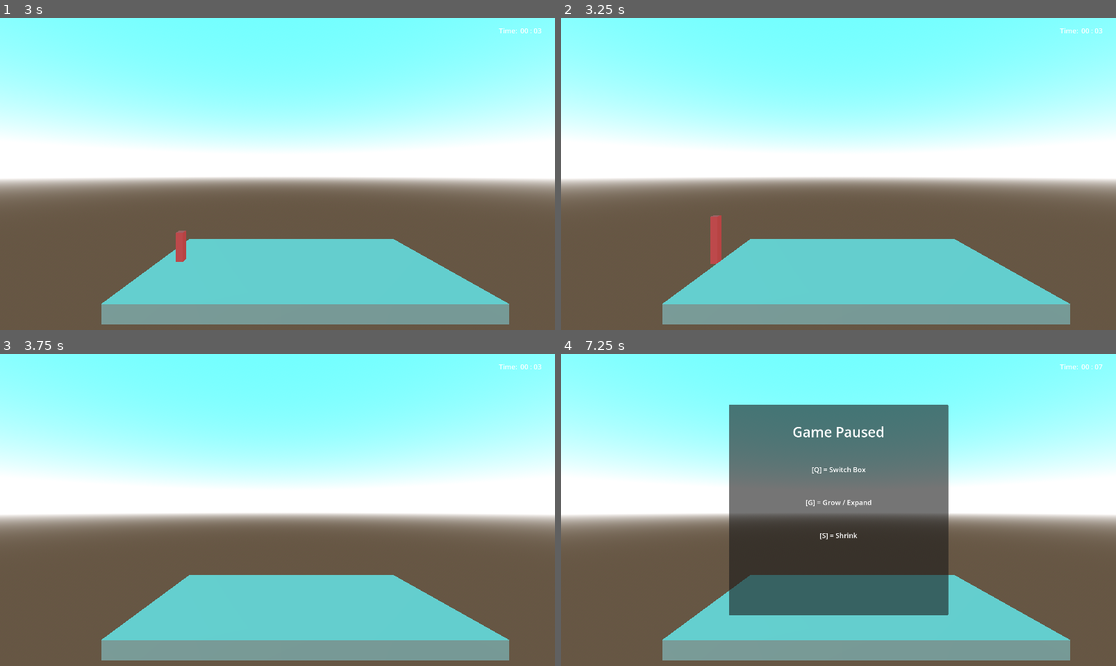
Above: before the commit, frames 1-4 (two rows, left to right).
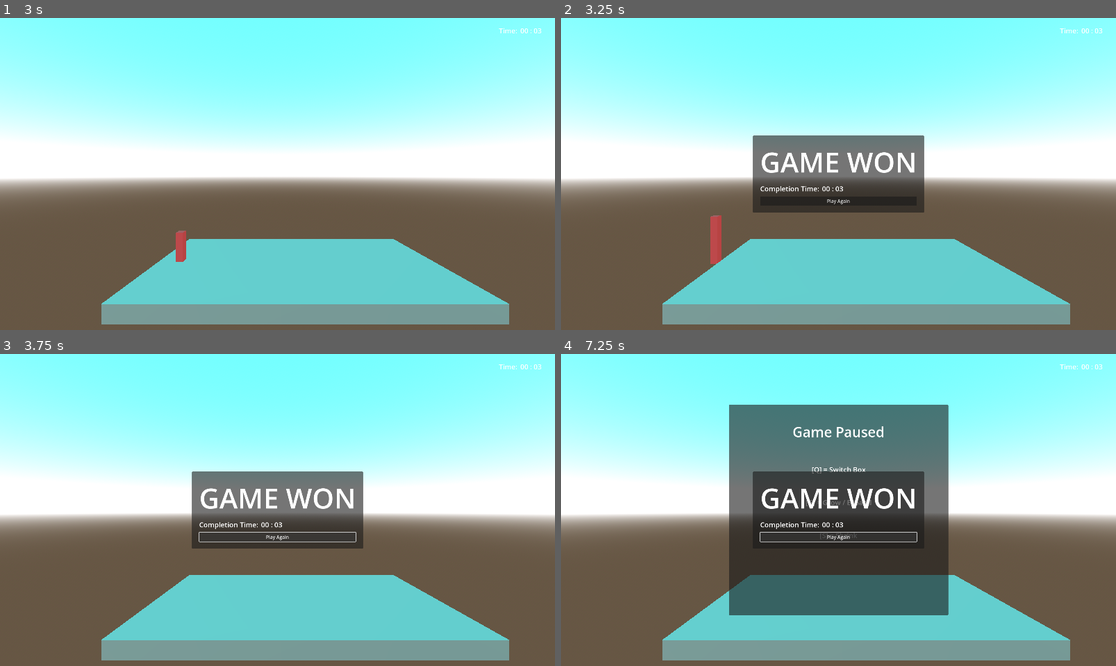
Above: after the commit, the same moments.

Repository: AtlasWongy/gmtk_game_jam_2024
Game: Godot game, scene res://scenes/test_level.tscn
The game is run twice, just before and just after one commit, with the same random seed, the same clock (stepped at 60 frames per second) and the same inputs.
Inputs (mouse positions are in pixels of both pictures, inside the frame that each line leads up to):
- Up to frame 1 (3 s): click "Start Game" at 0.5 s; tap Enter (ui_accept) at 1.25 s; hold G (grow) 1.28-2.03 s; hold Up (ui_up) 1.28-2.78 s; tap Space (jump) at 1.52, 2.27 s; tap G (grow) at 2.1 s; hold Left (left) from 2.78 s (still down); hold G (grow) from 2.78 s (still down); tap Right (movement) at 2.85 s
- Up to frame 2 (3.25 s): keep holding Left (left); keep holding G (grow)
- Up to frame 3 (3.75 s): release Left (left) at 3.5 s; release G (grow) at 3.5 s; click (277, 538) at 3.5 s, where only the run after the commit has a clickable "Play Again"
- Up to frame 4 (7.25 s): click (838, 538) at 4.25 s, where only the run after the commit has a clickable "Play Again"; click (838, 538) at 5 s, where only the run after the commit has a clickable "Play Again"; tap Enter (ui_accept) at 5.75, 6.5 s; hold Left (left) 5.78-6.53 s; tap Q (switch_box) at 5.85 s; tap Space (jump) at 6.02, 6.77 s; tap G (grow) at 6.05 s; hold Down (ui_down) from 6.53 s (still down); hold G (grow) from 6.53 s (still down); tap P (pause) at 7.15 s

Frame 1 is identical in both runs. In frame 2, 7.0% of the frame differs, in the area x 34-66%, y 37-63%; in frame 3, 7.0%; in frame 4, 5.4%.

Commit message:
Game Over finished

Diff:
--- a/death_zone.gd
+++ b/death_zone.gd
@@ -3,5 +3,4 @@
 func _on_body_entered(body: Node3D) -> void:
 	if(body is CharacterBody3D):
 		# body.queue_free()
-		print("Character Died")
 		SignalBus.set_game_state.emit(GameManager.GameState.GAME_OVER)
--- a/scenes/test_level.tscn
+++ b/scenes/test_level.tscn
@@ -1,10 +1,11 @@
-[gd_scene load_steps=13 format=3 uid="uid://78nxbcy5lnm2"]
+[gd_scene load_steps=14 format=3 uid="uid://78nxbcy5lnm2"]
 
 [ext_resource type="PackedScene" uid="uid://d1qp5smneb3jt" path="res://characters/player/red_box/red_box.tscn" id="1_4lkkm"]
 [ext_resource type="PackedScene" uid="uid://jqec1by0rjjf" path="res://ui/main_menu/MainMenu.tscn" id="2_5f41v"]
 [ext_resource type="PackedScene" uid="uid://cx6lmqhnkvmfc" path="res://ui/pause_menu/PauseMenu.tscn" id="3_5ngxv"]
 [ext_resource type="Script" path="res://scenes/game_starter.gd" id="3_fmxfb"]
 [ext_resource type="PackedScene" uid="uid://be0pid4rg5rph" path="res://ui/timer_ui/TimerUI.tscn" id="4_c2obm"]
+[ext_resource type="PackedScene" uid="uid://bmdid0ws3ju5s" path="res://ui/game_over_menu/GameOverMenu.tscn" id="5_5r0ds"]
 [ext_resource type="Script" path="res://death_zone.gd" id="6_hcfsw"]
 
 [sub_resource type="ProceduralSkyMaterial" id="ProceduralSkyMaterial_3r77l"]
@@ -58,6 +59,9 @@
 
 [node name="TimerUI" parent="CanvasLayer" instance=ExtResource("4_c2obm")]
 
+[node name="GameOver" parent="CanvasLayer" instance=ExtResource("5_5r0ds")]
+visible = false
+
 [node name="GameStarter" type="Node3D" parent="."]
 process_mode = 3
 script = ExtResource("3_fmxfb")
--- a/singletons/game_manager.gd
+++ b/singletons/game_manager.gd
@@ -44,3 +44,4 @@
 
 func toggle_game_over() -> void:
 	SignalBus.set_game_over_menu.emit(true)
+	get_tree().paused = false
--- a/singletons/signal_bus.gd
+++ b/singletons/signal_bus.gd
@@ -11,3 +11,4 @@
 signal set_game_state(_game_state: GameManager.GameState)
 signal set_pause_menu(_pause_menu_state: bool)
 signal set_game_over_menu(_game_over_menu_state: bool)
+signal send_completion_time(_completion_time: String)
--- a/ui/game_over_menu/GameOver.tscn
+++ /dev/null
@@ -1,31 +0,0 @@
-[gd_scene format=3 uid="uid://bmdid0ws3ju5s"]
-
-[node name="GameOver" type="PanelContainer"]
-anchors_preset = 8
-anchor_left = 0.5
-anchor_top = 0.5
-anchor_right = 0.5
-anchor_bottom = 0.5
-grow_horizontal = 2
-grow_vertical = 2
-
-[node name="MarginContainer" type="MarginContainer" parent="."]
-layout_mode = 2
-
-[node name="VBoxContainer" type="VBoxContainer" parent="MarginContainer"]
-layout_mode = 2
-
-[node name="Title" type="Label" parent="MarginContainer/VBoxContainer"]
-layout_mode = 2
-
-[node name="HBoxContainer" type="HBoxContainer" parent="MarginContainer/VBoxContainer"]
-layout_mode = 2
-
-[node name="TimeResult" type="Label" parent="MarginContainer/VBoxContainer/HBoxContainer"]
-layout_mode = 2
-
-[node name="TimeScore" type="Label" parent="MarginContainer/VBoxContainer/HBoxContainer"]
-layout_mode = 2
-
-[node name="RetryButton" type="Button" parent="MarginContainer/VBoxContainer"]
-layout_mode = 2
--- /dev/null
+++ b/ui/game_over_menu/GameOverMenu.tscn
@@ -0,0 +1,48 @@
+[gd_scene load_steps=2 format=3 uid="uid://bmdid0ws3ju5s"]
+
+[ext_resource type="Script" path="res://ui/game_over_menu/game_over_menu.gd" id="1_opk8o"]
+
+[node name="GameOver" type="PanelContainer" node_paths=PackedStringArray("retry_button", "completion_time_label")]
+anchors_preset = 8
+anchor_left = 0.5
+anchor_top = 0.5
+anchor_right = 0.5
+anchor_bottom = 0.5
+grow_horizontal = 2
+grow_vertical = 2
+script = ExtResource("1_opk8o")
+retry_button = NodePath("MarginContainer/VBoxContainer/RetryButton")
+completion_time_label = NodePath("MarginContainer/VBoxContainer/HBoxContainer/TimeScore")
+
+[node name="MarginContainer" type="MarginContainer" parent="."]
+layout_mode = 2
+theme_override_constants/margin_left = 25
+theme_override_constants/margin_top = 25
+theme_override_constants/margin_right = 25
+theme_override_constants/margin_bottom = 25
+
+[node name="VBoxContainer" type="VBoxContainer" parent="MarginContainer"]
+layout_mode = 2
+theme_override_constants/separation = 10
+
+[node name="Title" type="Label" parent="MarginContainer/VBoxContainer"]
+layout_mode = 2
+theme_override_font_sizes/font_size = 96
+text = "GAME WON"
+
+[node name="HBoxContainer" type="HBoxContainer" parent="MarginContainer/VBoxContainer"]
+layout_mode = 2
+
+[node name="TimeResult" type="Label" parent="MarginContainer/VBoxContainer/HBoxContainer"]
+layout_mode = 2
+theme_override_font_sizes/font_size = 24
+text = "Completion Time: "
+
+[node name="TimeScore" type="Label" parent="MarginContainer/VBoxContainer/HBoxContainer"]
+layout_mode = 2
+theme_override_font_sizes/font_size = 24
+text = "00:00"
+
+[node name="RetryButton" type="Button" parent="MarginContainer/VBoxContainer"]
+layout_mode = 2
+text = "Play Again"
--- a/ui/game_over_menu/game_over_lose/game_over_lose.tscn
+++ /dev/null
@@ -1,32 +0,0 @@
-[gd_scene load_steps=2 format=3 uid="uid://bv6uor2qv5ir2"]
-
-[ext_resource type="PackedScene" uid="uid://bmdid0ws3ju5s" path="res://ui/game_over_menu/GameOver.tscn" id="1_w3i88"]
-
-[node name="GameOver" instance=ExtResource("1_w3i88")]
-
-[node name="MarginContainer" parent="." index="0"]
-theme_override_constants/margin_left = 25
-theme_override_constants/margin_top = 25
-theme_override_constants/margin_right = 25
-theme_override_constants/margin_bottom = 25
-
-[node name="VBoxContainer" parent="MarginContainer" index="0"]
-theme_override_constants/separation = 10
-
-[node name="Title" parent="MarginContainer/VBoxContainer" index="0"]
-theme_override_font_sizes/font_size = 96
-text = "GAME OVER"
-
-[node name="HBoxContainer" parent="MarginContainer/VBoxContainer" index="1"]
-theme_override_constants/separation = 10
-
-[node name="TimeResult" parent="MarginContainer/VBoxContainer/HBoxContainer" index="0"]
-theme_override_font_sizes/font_size = 24
-text = "Completion Time:"
-
-[node name="TimeScore" parent="MarginContainer/VBoxContainer/HBoxContainer" index="1"]
-theme_override_font_sizes/font_size = 24
-text = "00:00"
-
-[node name="RetryButton" parent="MarginContainer/VBoxContainer" index="2"]
-text = "Try Again"
--- a/ui/game_over_menu/game_over_menu.gd
+++ b/ui/game_over_menu/game_over_menu.gd
@@ -1,8 +1,19 @@
-extends Node3D
+extends PanelContainer
 class_name GameOverMenu
+
+@export var retry_button: Button
+@export var completion_time_label: Label
 
 func _ready() -> void:
 	SignalBus.set_game_over_menu.connect(_on_set_game_over_menu)
+	SignalBus.send_completion_time.connect(_on_set_completion_time)
+	retry_button.button_down.connect(restart_game)
+
+func restart_game() -> void:
+	print("Restart Game")
 
 func _on_set_game_over_menu(_game_over_menu_state: bool) -> void:
 	visible = true
+
+func _on_set_completion_time(_completion_time: String):
+	completion_time_label.text = _completion_time
--- a/ui/game_over_menu/game_over_win/game_over_win.tscn
+++ /dev/null
@@ -1,34 +0,0 @@
-[gd_scene load_steps=2 format=3 uid="uid://c4ls200pkv8po"]
-
-[ext_resource type="PackedScene" uid="uid://bmdid0ws3ju5s" path="res://ui/game_over_menu/GameOver.tscn" id="1_nlwbk"]
-
-[node name="GameOver" instance=ExtResource("1_nlwbk")]
-
-[node name="MarginContainer" parent="." index="0"]
-theme_override_constants/margin_left = 25
-theme_override_constants/margin_top = 25
-theme_override_constants/margin_right = 25
-theme_override_constants/margin_bottom = 25
-
-[node name="VBoxContainer" parent="MarginContainer" index="0"]
-theme_override_constants/separation = 10
-
-[node name="Title" parent="MarginContainer/VBoxContainer" index="0"]
-theme_override_font_sizes/font_size = 96
-text = "GAME WON"
-horizontal_alignment = 1
-
-[node name="HBoxContainer" parent="MarginContainer/VBoxContainer" index="1"]
-theme_override_constants/separation = 10
-
-[node name="TimeResult" parent="MarginContainer/VBoxContainer/HBoxContainer" index="0"]
-theme_override_font_sizes/font_size = 24
-text = "Completion Time:"
-
-[node name="TimeScore" parent="MarginContainer/VBoxContainer/HBoxContainer" index="1"]
-theme_override_font_sizes/font_size = 24
-text = "00:00
-"
-
-[node name="RetryButton" parent="MarginContainer/VBoxContainer" index="2"]
-text = "Play Again"
--- a/ui/timer_ui/timer_ui.gd
+++ b/ui/timer_ui/timer_ui.gd
@@ -8,6 +8,7 @@
 var elapsed_time_minutes = 0
 var elapsed_time_secs = 0
 var elapsed_time = 0
+var str_elapsed
 
 func _ready() -> void:
 	start_time = Time.get_unix_time_from_datetime_dict(Time.get_datetime_dict_from_system())
@@ -15,9 +16,12 @@
 func _process(_delta: float) -> void:
 	if GameManager.game_state == GameManager.GameState.PAUSED or GameManager.game_state == GameManager.GameState.NOT_STARTED:
 		return
+	elif GameManager.game_state == GameManager.GameState.GAME_OVER:
+		SignalBus.send_completion_time.emit(str_elapsed)
+		return
 	current_time = Time.get_unix_time_from_datetime_dict(Time.get_datetime_dict_from_system())
 	elapsed_time = current_time - start_time
 	elapsed_time_minutes = elapsed_time / 60.0
 	elapsed_time_secs = elapsed_time % 60
-	var str_elapsed = "%02d : %02d" % [elapsed_time_minutes, elapsed_time_secs]
+	str_elapsed = "%02d : %02d" % [elapsed_time_minutes, elapsed_time_secs]
 	time_label.text = str_elapsed
